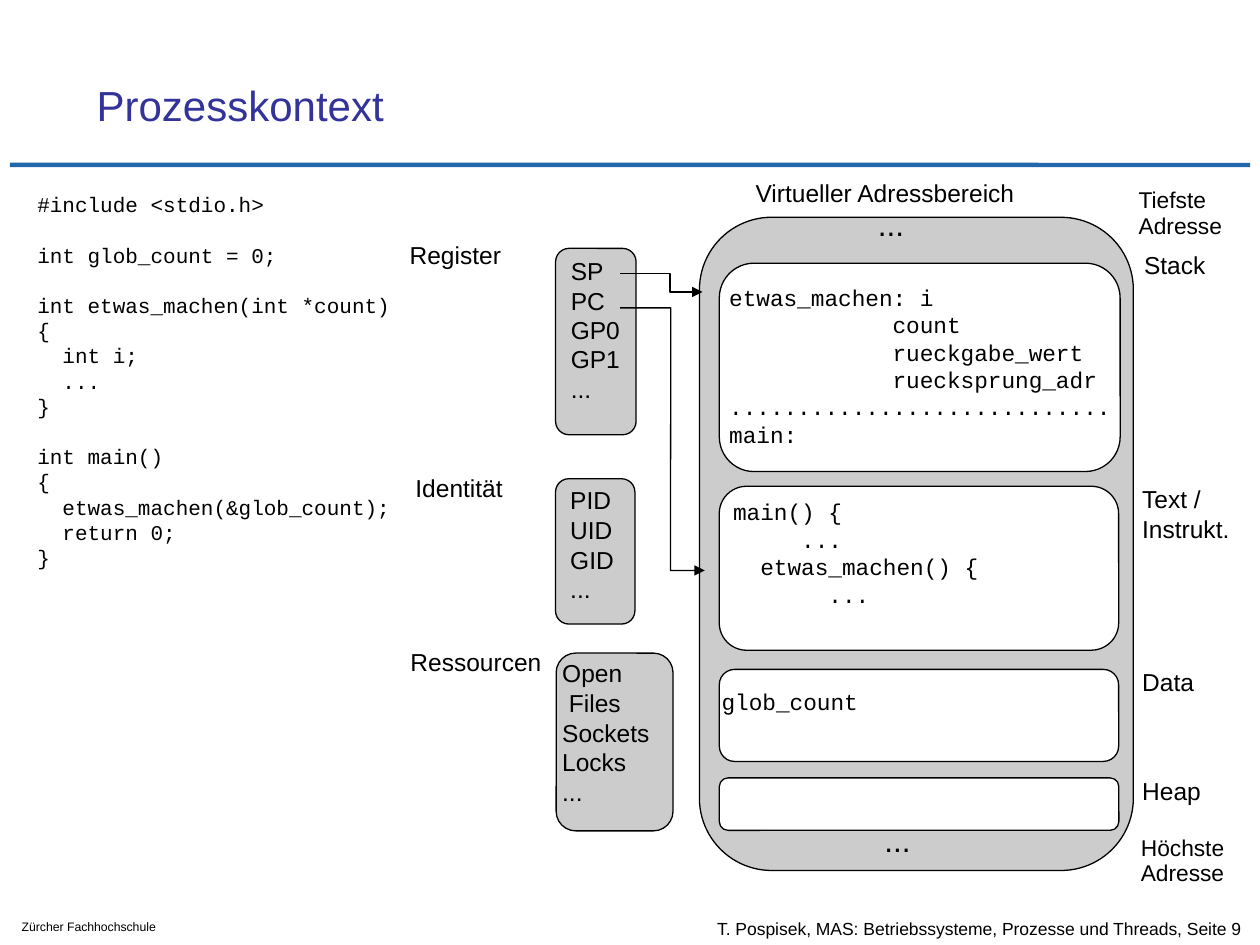
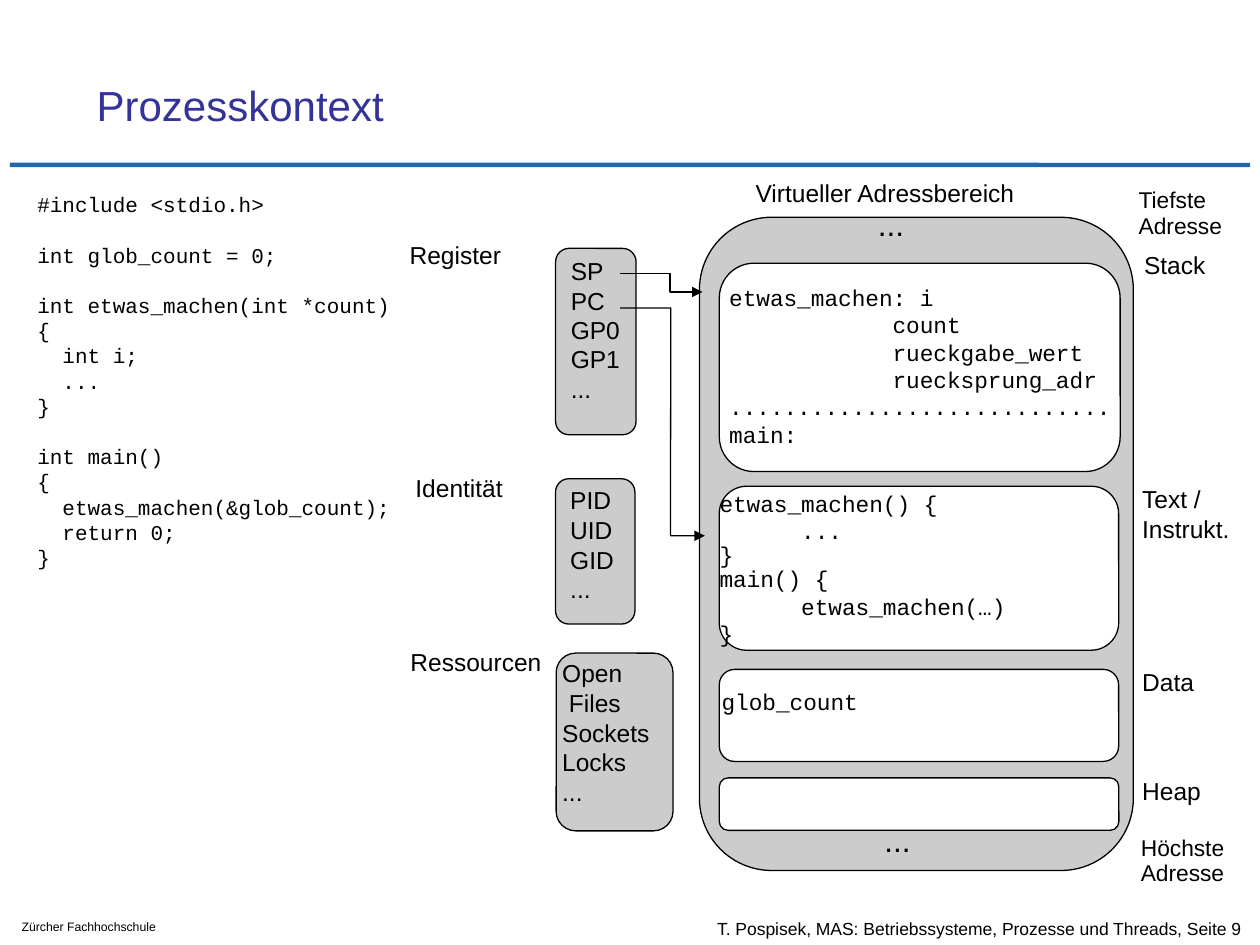
Before and after one commit to tpo/betriebssysteme, a slide deck: slide 9 of 05-2_Prozesse_und_Threads.odp. Drawn at 1260x945 pixels with LibreOffice and Linux fonts; fonts in the diff are those of the drawing; background and template pictures are left out. Boxes give left, top, right and bottom in pixels: in the first picture for what was removed or moved away, otherwise in the second. Text is boxed around its words. In the diff, an @@ line names an element or a change of style, - is before the commit and + after.

Commit message:
Code Layout im Speicher verbessert

```diff
--- a/05-2_Prozesse_und_Threads.odp
+++ b/05-2_Prozesse_und_Threads.odp
@@ freeform shape resized from (x1=620, y1=307, x2=704, y2=570) to (x1=620, y1=307, x2=704, y2=536) @@
@@ text at (x1=733, y1=504, x2=815, y2=525): paragraphs removed @@
-main() {
-...
@@ text at (x1=720, y1=571, x2=1005, y2=620): paragraphs added @@
+}
+main() {
+etwas_machen(…)
+}
```
